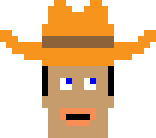
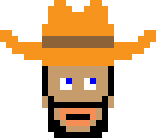
Two versions of the same layered image (156x138). Layer-by-layer changes:
painted on "Layer 1" over box(48, 96, 108, 138)
